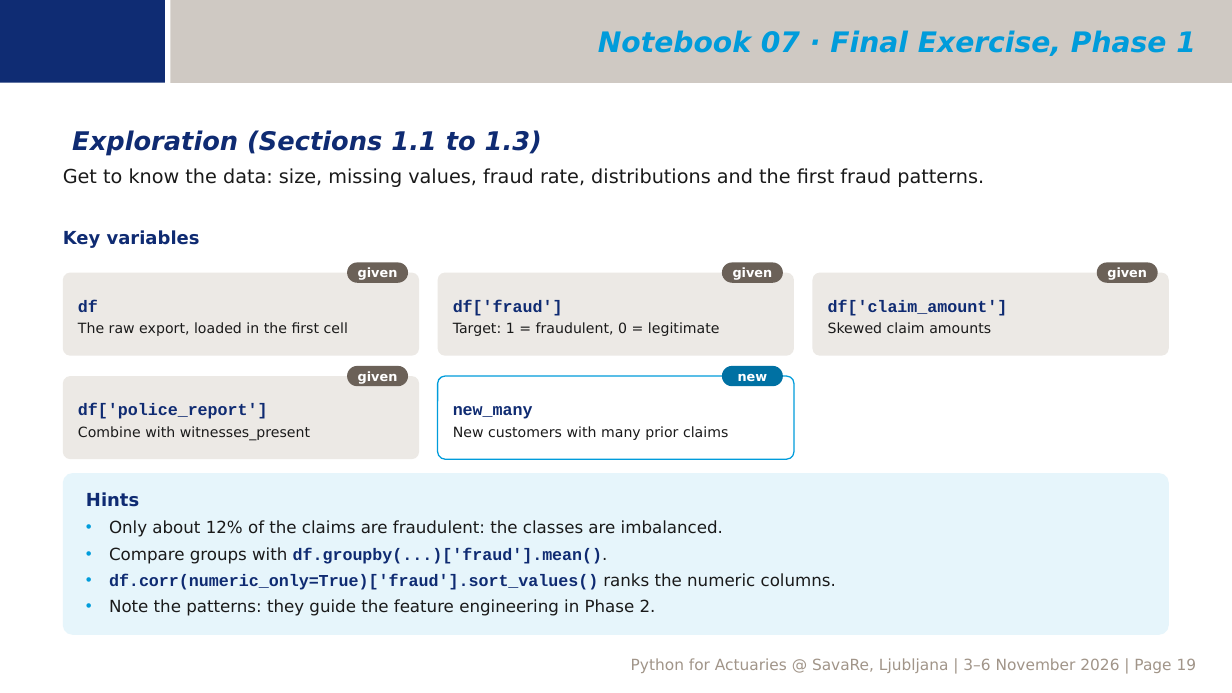
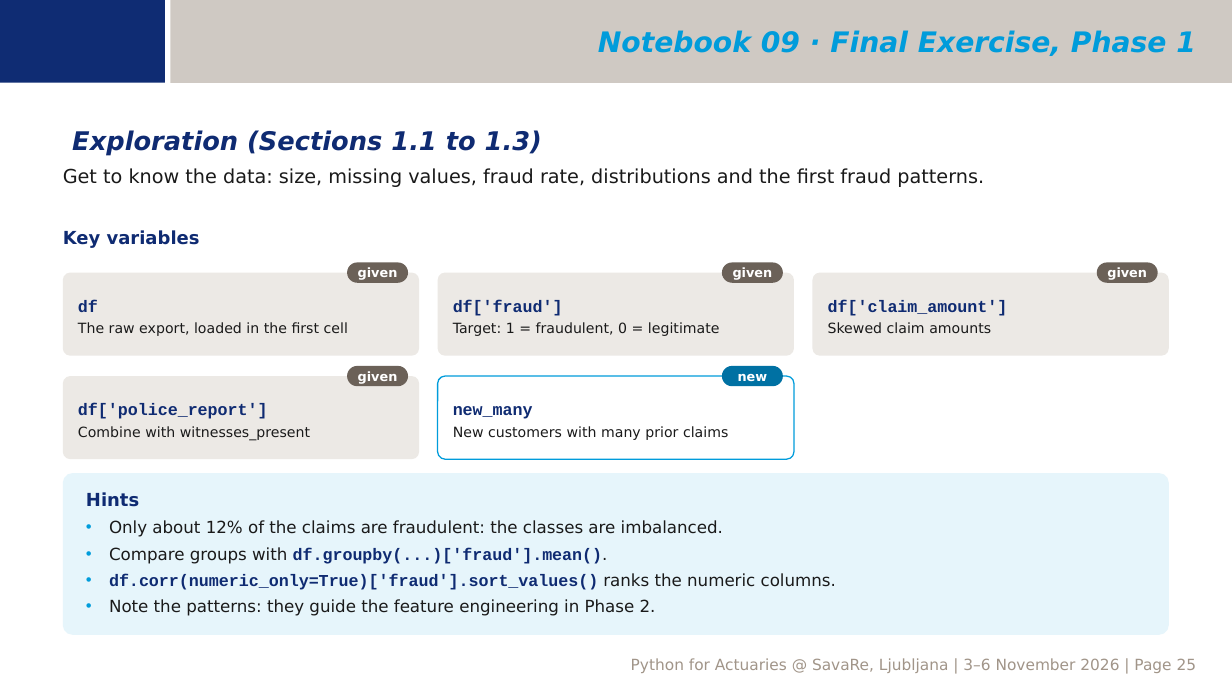
Before and after one commit to ktnspr/py4lju, a slide deck: slide 25 of 00_seminar_intro.pptx (slide 19 before the commit). Drawn at 1232x693 pixels with LibreOffice and Linux fonts; fonts in the diff are those of the drawing; background and template pictures are left out. Boxes give left, top, right and bottom in pixels: in the first picture for what was removed or moved away, otherwise in the second. Text is boxed around its words. In the diff, an @@ line names an element or a change of style, - is before the commit and + after.

```diff
--- a/00_seminar_intro.pptx
+++ b/00_seminar_intro.pptx
@@ text at bbox=[598, 30, 1196, 56]: text changed @@
-Notebook 07 · Final Exercise, Phase 1
+Notebook 09 · Final Exercise, Phase 1
@@ text at bbox=[631, 658, 1197, 673]: text changed @@
-Python for Actuaries @ SavaRe, Ljubljana | 3–6 November 2026 | Page 19
+Python for Actuaries @ SavaRe, Ljubljana | 3–6 November 2026 | Page 25
```
Also in this commit, not shown: 10 other slides changed, 6 slides added, 24 other files.
